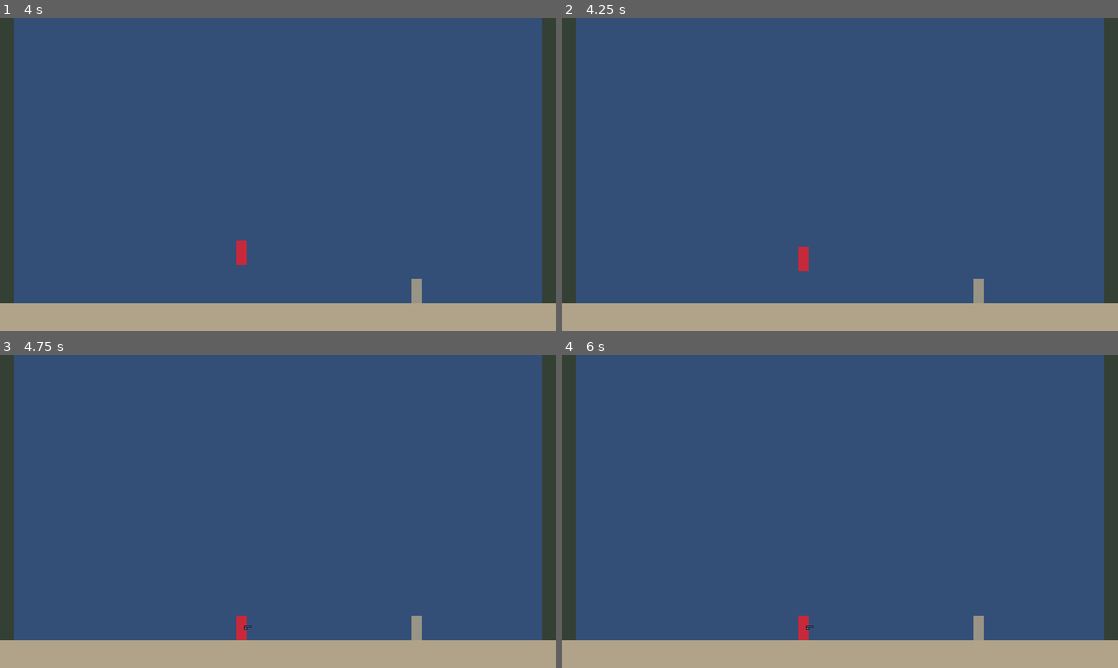
Above: before the commit, frames 1-4 (two rows, left to right).
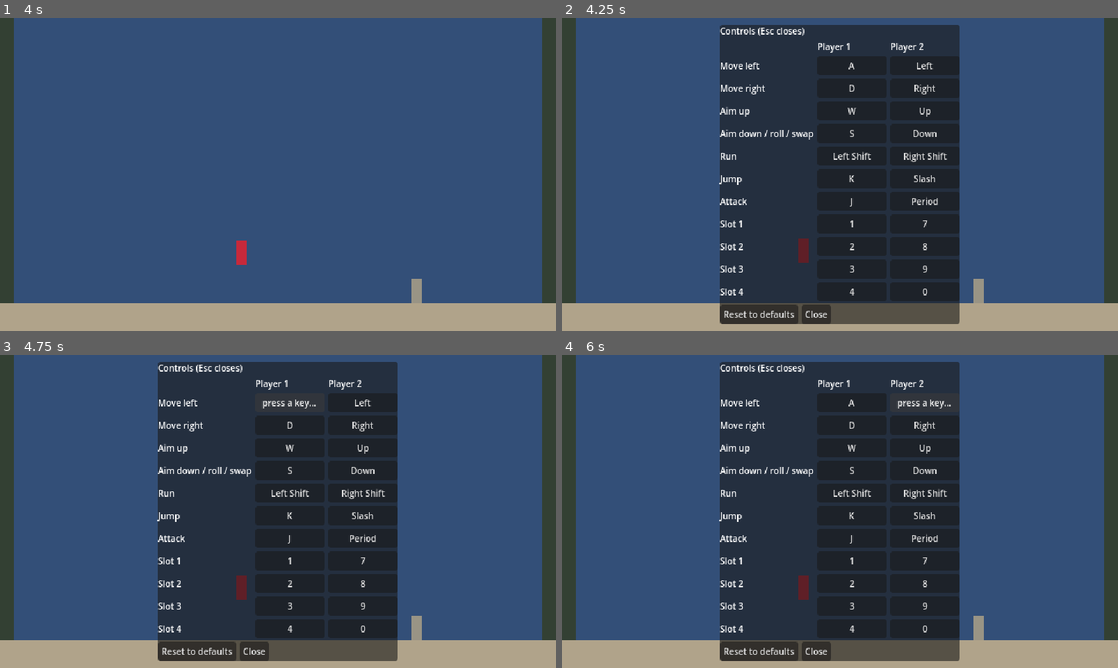
Above: after the commit, the same moments.

Repository: oplosy/fable
Game: Godot game, scene res://scenes/main.tscn
Same seed, same stepped clock (60 frames per second), same inputs: the game is played once before the commit and once after it.
Inputs (mouse positions are in pixels of both pictures, inside the frame that each line leads up to):
- Up to frame 1 (4 s): tap Enter at 0.5 s; hold D (p1_right) 0.53-2.03 s; tap J (p1_attack) at 0.6 s; tap K (p1_jump) at 0.77, 1.52, 3.02, 3.77 s; tap Shift (p1_run) at 1.35 s; hold A (p1_left) 2.03-2.78 s; tap 1 (p1_slot_1) at 2.1 s; hold D (p1_right) from 2.78 s (still down); tap 2 (p1_slot_2) at 2.85 s; tap 3 (p1_slot_3) at 3.6 s
- Up to frame 2 (4.25 s): keep holding D (p1_right); tap Escape at 4.15 s
- Up to frame 3 (4.75 s): release D (p1_right) at 4.25 s; click (289, 401) at 4.25 s, where only the run after the commit has a clickable "A"
- Up to frame 4 (6 s): click (851, 401) at 5 s, where only the run after the commit has a clickable "press a key..."; click (923, 401) at 5.75 s, where only the run after the commit has a clickable "Left"

Frame 1 is identical in both runs. In frame 2, 41% of the frame differs, in the area x 28-72%, y 2-98%; in frame 3, 41%; in frame 4, 41%.

Commit message:
Add Esc controls menu for rebinding keys

Diff:
--- a/scenes/main.gd
+++ b/scenes/main.gd
@@ -15,6 +15,8 @@
 
 
 func _ready() -> void:
+	KeyBindings.load_saved()
+	add_child(SettingsMenu.new())
 	arena = arena_scene.instantiate()
 	add_child(arena)
 
--- /dev/null
+++ b/scenes/ui/settings_menu.gd
@@ -0,0 +1,124 @@
+class_name SettingsMenu
+extends CanvasLayer
+
+## Esc opens and closes the menu and pauses the game while it is open.
+## Click a binding, then press the new key; Esc cancels. Escape itself cannot be bound.
+
+const LABELS := {
+	"left": "Move left", "right": "Move right", "up": "Aim up", "down": "Aim down / roll / swap",
+	"run": "Run", "jump": "Jump", "attack": "Attack",
+	"slot_1": "Slot 1", "slot_2": "Slot 2", "slot_3": "Slot 3", "slot_4": "Slot 4",
+}
+
+var _panel: PanelContainer
+var _buttons := {} ## action name -> Button
+var _waiting_for := "" ## Action waiting for its new key, "" when none.
+
+
+func _ready() -> void:
+	process_mode = Node.PROCESS_MODE_ALWAYS
+	layer = 10
+	_build()
+	close()
+
+
+func is_open() -> bool:
+	return _panel.visible
+
+
+func open() -> void:
+	_panel.visible = true
+	get_tree().paused = true
+	_refresh()
+
+
+func close() -> void:
+	_panel.visible = false
+	_waiting_for = ""
+	get_tree().paused = false
+
+
+func start_rebind(action: String) -> void:
+	_waiting_for = action
+	_refresh()
+
+
+func is_waiting() -> bool:
+	return _waiting_for != ""
+
+
+# _input runs before the GUI, so arrow keys and Space reach the rebind instead of moving focus.
+func _input(event: InputEvent) -> void:
+	var key := event as InputEventKey
+	if key == null or not key.pressed or key.echo:
+		return
+	if is_waiting():
+		if key.physical_keycode != KEY_ESCAPE:
+			KeyBindings.rebind(_waiting_for, key)
+		_waiting_for = ""
+		_refresh()
+	elif key.physical_keycode == KEY_ESCAPE and is_open():
+		close()
+	elif key.physical_keycode == KEY_ESCAPE:
+		open()
+	else:
+		return
+	get_viewport().set_input_as_handled()
+
+
+func _build() -> void:
+	var theme := Theme.new()
+	theme.default_font_size = 10
+	_panel = PanelContainer.new()
+	_panel.theme = theme
+	_panel.set_anchors_and_offsets_preset(Control.PRESET_CENTER)
+	_panel.grow_horizontal = Control.GROW_DIRECTION_BOTH
+	_panel.grow_vertical = Control.GROW_DIRECTION_BOTH
+	add_child(_panel)
+
+	var box := VBoxContainer.new()
+	_panel.add_child(box)
+	var title := Label.new()
+	title.text = "Controls (Esc closes)"
+	box.add_child(title)
+
+	var grid := GridContainer.new()
+	grid.columns = KeyBindings.PLAYERS + 1
+	box.add_child(grid)
+	grid.add_child(Label.new())
+	for player in range(1, KeyBindings.PLAYERS + 1):
+		var header := Label.new()
+		header.text = "Player %d" % player
+		grid.add_child(header)
+	for action in KeyBindings.ACTIONS:
+		var label := Label.new()
+		label.text = LABELS.get(action, action.capitalize())
+		grid.add_child(label)
+		for player in range(1, KeyBindings.PLAYERS + 1):
+			var action_id := KeyBindings.action_name(player, action)
+			var button := Button.new()
+			button.custom_minimum_size.x = 80
+			button.focus_mode = Control.FOCUS_NONE
+			button.pressed.connect(start_rebind.bind(action_id))
+			grid.add_child(button)
+			_buttons[action_id] = button
+
+	var row := HBoxContainer.new()
+	box.add_child(row)
+	var reset := Button.new()
+	reset.text = "Reset to defaults"
+	reset.focus_mode = Control.FOCUS_NONE
+	reset.pressed.connect(func() -> void:
+		KeyBindings.reset_to_defaults()
+		_refresh())
+	row.add_child(reset)
+	var done := Button.new()
+	done.text = "Close"
+	done.focus_mode = Control.FOCUS_NONE
+	done.pressed.connect(close)
+	row.add_child(done)
+
+
+func _refresh() -> void:
+	for action_id: String in _buttons:
+		_buttons[action_id].text = "press a key..." if action_id == _waiting_for else KeyBindings.key_text(action_id)
Not shown, added: scenes/ui/settings_menu.gd.uid
